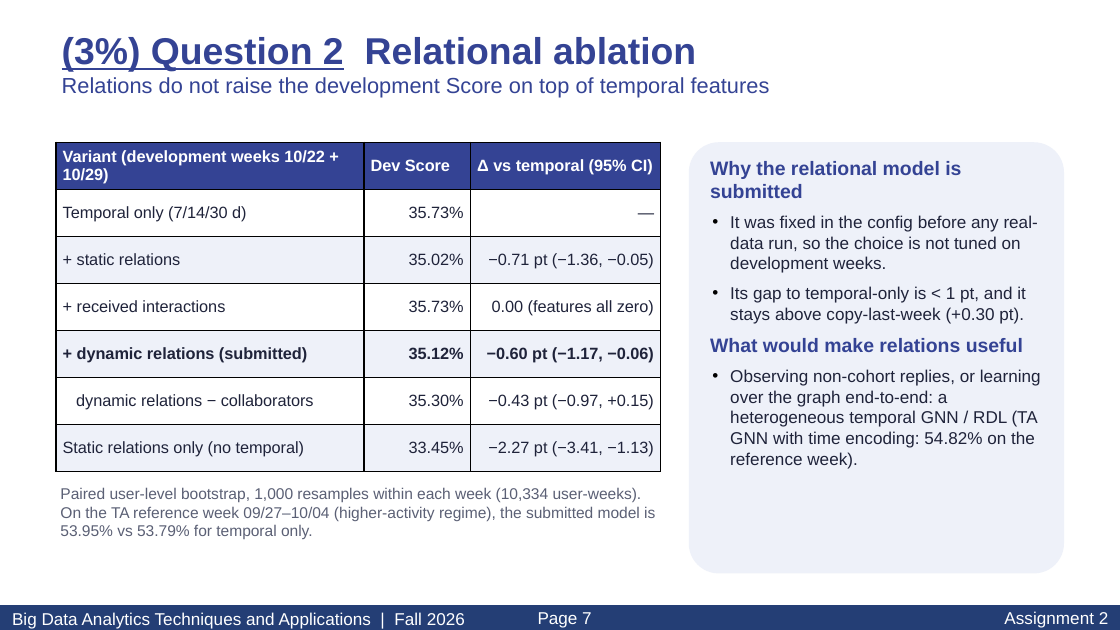
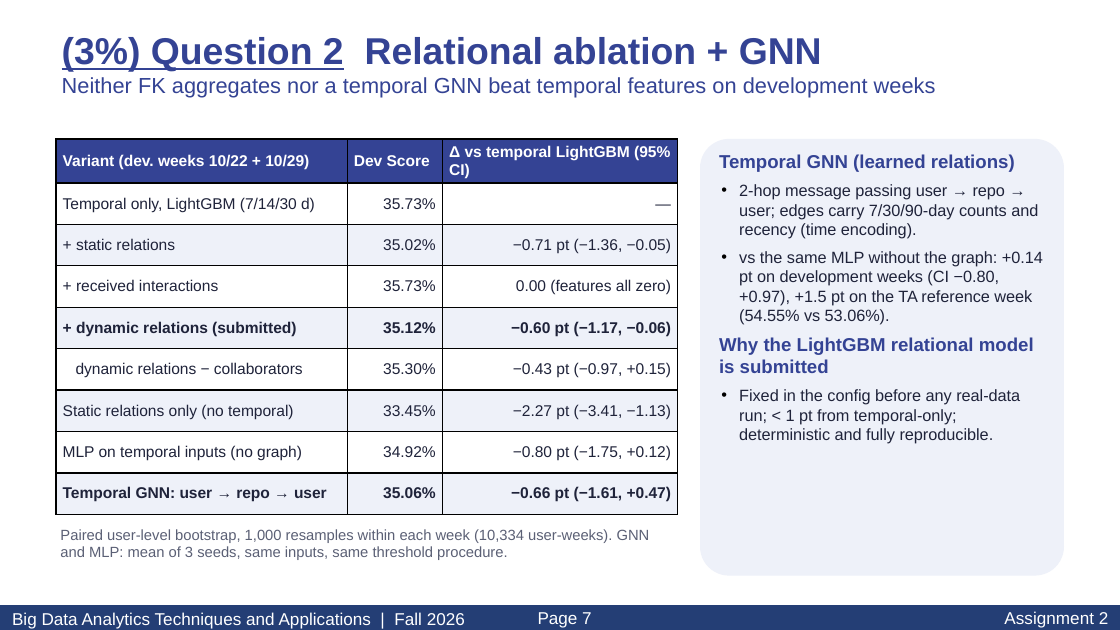
Before and after one commit to ellatso/NYCU-BigData-Assignment2, a slide deck: slide 7 of report_materials/Asg2_113700058.pptx. Drawn at 1120x630 pixels with LibreOffice and Linux fonts; fonts in the diff are those of the drawing. Boxes give left, top, right and bottom in pixels: in the first picture for what was removed or moved away, otherwise in the second. Text is boxed around its words. In the diff, an @@ line names an element or a change of style, - is before the commit and + after.

```diff
--- a/report_materials/Asg2_113700058.pptx
+++ b/report_materials/Asg2_113700058.pptx
@@ text at bbox=[62, 37, 936, 98]: text changed @@
-(3%) Question 2 Relational ablation
-Relations do not raise the development Score on top of temporal features
+(3%) Question 2 Relational ablation + GNN
+Neither FK aggregates nor a temporal GNN beat temporal features on development weeks
@@ table at bbox=[56, 139, 678, 512] @@
-row 1, column 1: Variant (development weeks 10/22 + 10/29)
+row 1, column 1: Variant (dev. weeks 10/22 + 10/29)
-row 1, column 3: Δ vs temporal (95% CI)
+row 1, column 3: Δ vs temporal LightGBM (95% CI)
-row 2, column 1: Temporal only (7/14/30 d)
+row 2, column 1: Temporal only, LightGBM (7/14/30 d)
+row 8: MLP on temporal inputs (no graph) | 34.92% | −0.80 pt (−1.75, +0.12)
+row 9: Temporal GNN: user → repo → user | 35.06% | −0.66 pt (−1.61, +0.47)
@@ table: place and size @@
-table at bbox=[56, 142, 661, 472]
+table at bbox=[56, 139, 678, 512]
@@ rounded rectangle: place and size @@
-rounded rectangle at bbox=[689, 142, 1064, 573]
+rounded rectangle at bbox=[700, 139, 1064, 576]
@@ text at bbox=[719, 154, 1043, 444]: text changed; size 11 to 10.5 pt @@
-Why the relational model is submitted
-• It was fixed in the config before any real-data run, so the choice is not tuned on development weeks.
-• Its gap to temporal-only is < 1 pt, and it stays above copy-last-week (+0.30 pt).
-What would make relations useful
-• Observing non-cohort replies, or learning over the graph end-to-end: a heterogeneous temporal GNN / RDL (TA GNN with time encoding: 54.82% on the reference week).
+Temporal GNN (learned relations)
+• 2-hop message passing user → repo → user; edges carry 7/30/90-day counts and recency (time encoding).
+• vs the same MLP without the graph: +0.14 pt on development weeks (CI −0.80, +0.97), +1.5 pt on the TA reference week (54.55% vs 53.06%).
+Why the LightGBM relational model is submitted
+• Fixed in the config before any real-data run; < 1 pt from temporal-only; deterministic and fully reproducible.
@@ text at bbox=[60, 529, 650, 560]: text changed; size 10 to 9.5 pt @@
-Paired user-level bootstrap, 1,000 resamples within each week (10,334 user-weeks). On the TA reference week 09/27–10/04 (higher-activity regime), the submitted model is 53.95% vs 53.79% for temporal only.
+Paired user-level bootstrap, 1,000 resamples within each week (10,334 user-weeks). GNN and MLP: mean of 3 seeds, same inputs, same threshold procedure.
```
Also in this commit, not shown: 3 other slides changed, 7 other files.
